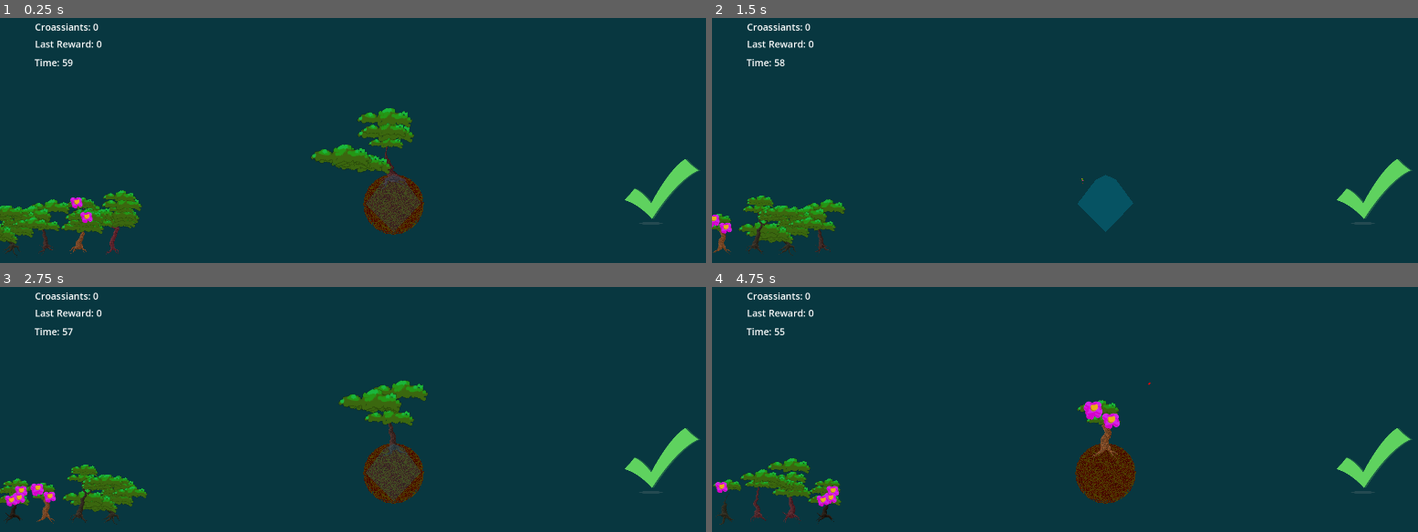
Above: before the commit, frames 1-4 (two rows, left to right).
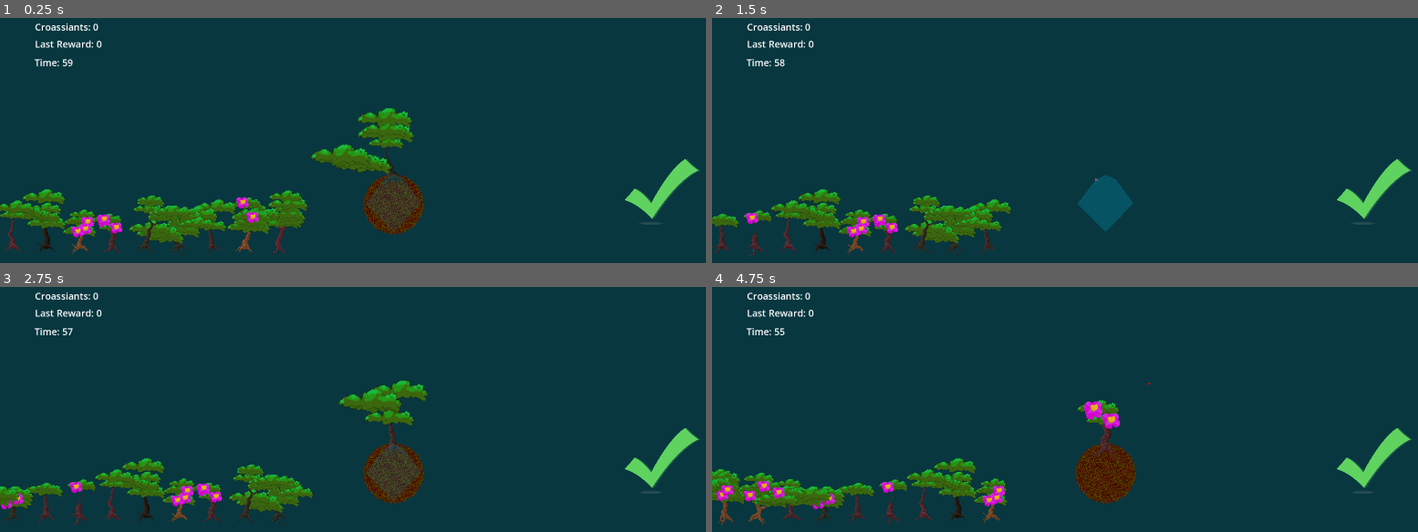
Above: after the commit, the same moments.

Repository: Fanny-Pack-Studios/medialunas-ggj23
Game: Godot game, scene res://src/GameScene.tscn
The game is run twice, just before and just after one commit, with the same random seed, the same clock (stepped at 60 frames per second) and the same inputs.
Inputs (mouse positions are in pixels of both pictures, inside the frame that each line leads up to):
- Up to frame 1 (0.25 s): no input
- Up to frame 2 (1.5 s): click (1375, 191) at 0.5 s; click (1375, 191) at 1.25 s
- Up to frame 3 (2.75 s): click (663, 460) at 2 s
- Up to frame 4 (4.75 s): tap Enter at 2.75, 4.25 s; move the mouse to (1234, 453) at 2.77 s; click (1234, 453) at 2.92 s; tap Space at 3.5 s; move the mouse to (930, 495) at 3.52 s; click (930, 495) at 3.67 s; move the mouse to (1149, 385) at 4.27 s; click (1149, 385) at 4.42 s

The runs differ from the first frame. In frame 1, 5.9% of the frame differs, in the area x 0-58%, y 52-98%; in frame 2, 4.8%; in frame 3, 4.8%; in frame 4, 4.4%.

Commit message:
MAS BONSAIS

Diff:
--- a/bonsai-shop/src/GameScene.tscn
+++ b/bonsai-shop/src/GameScene.tscn
@@ -14,6 +14,7 @@
 [node name="Queue" parent="." instance=ExtResource("1_wiyka")]
 position = Vector2(-54, 647)
 scale = Vector2(0.7, 0.7)
+visible_in_queue = 10
 
 [node name="Trimmer" parent="." instance=ExtResource("2_lt1ds")]
 
